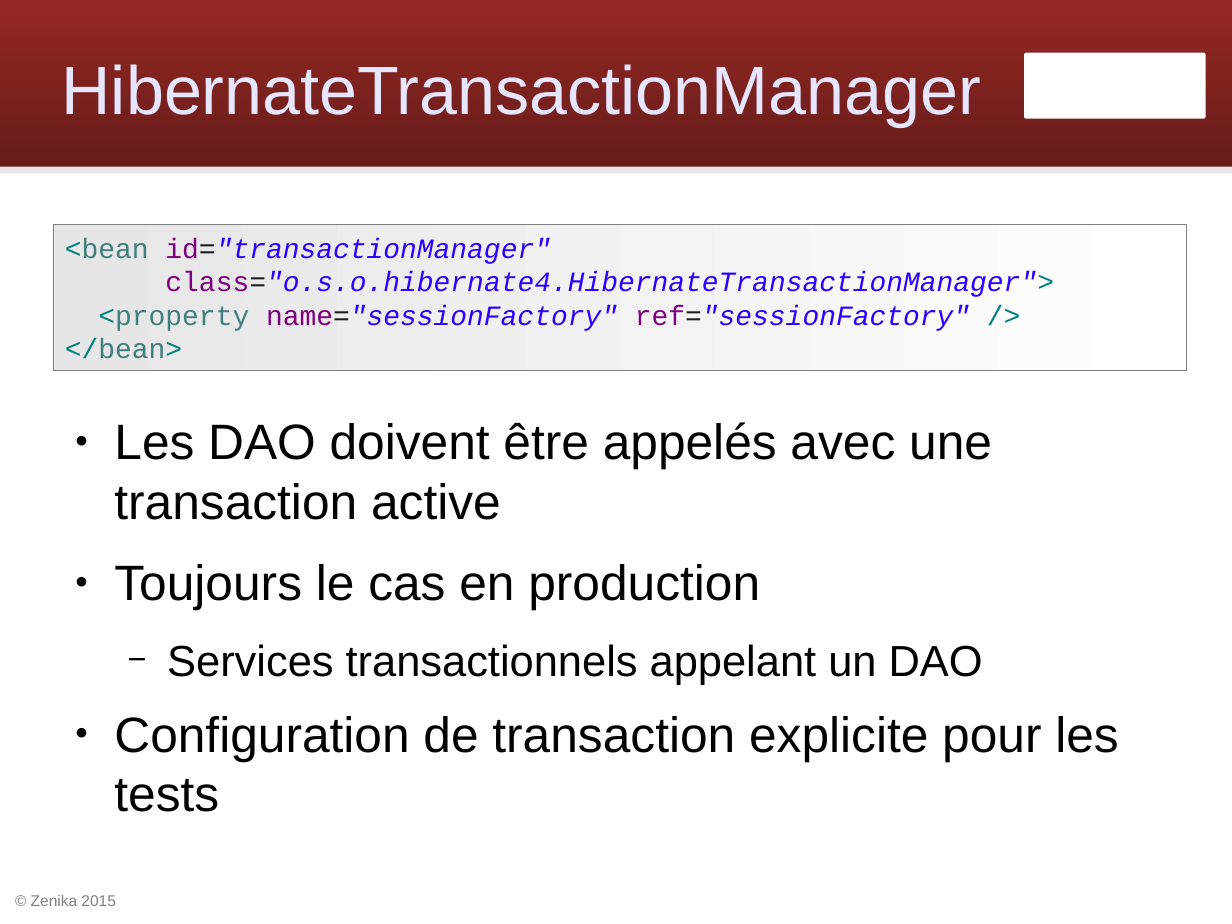
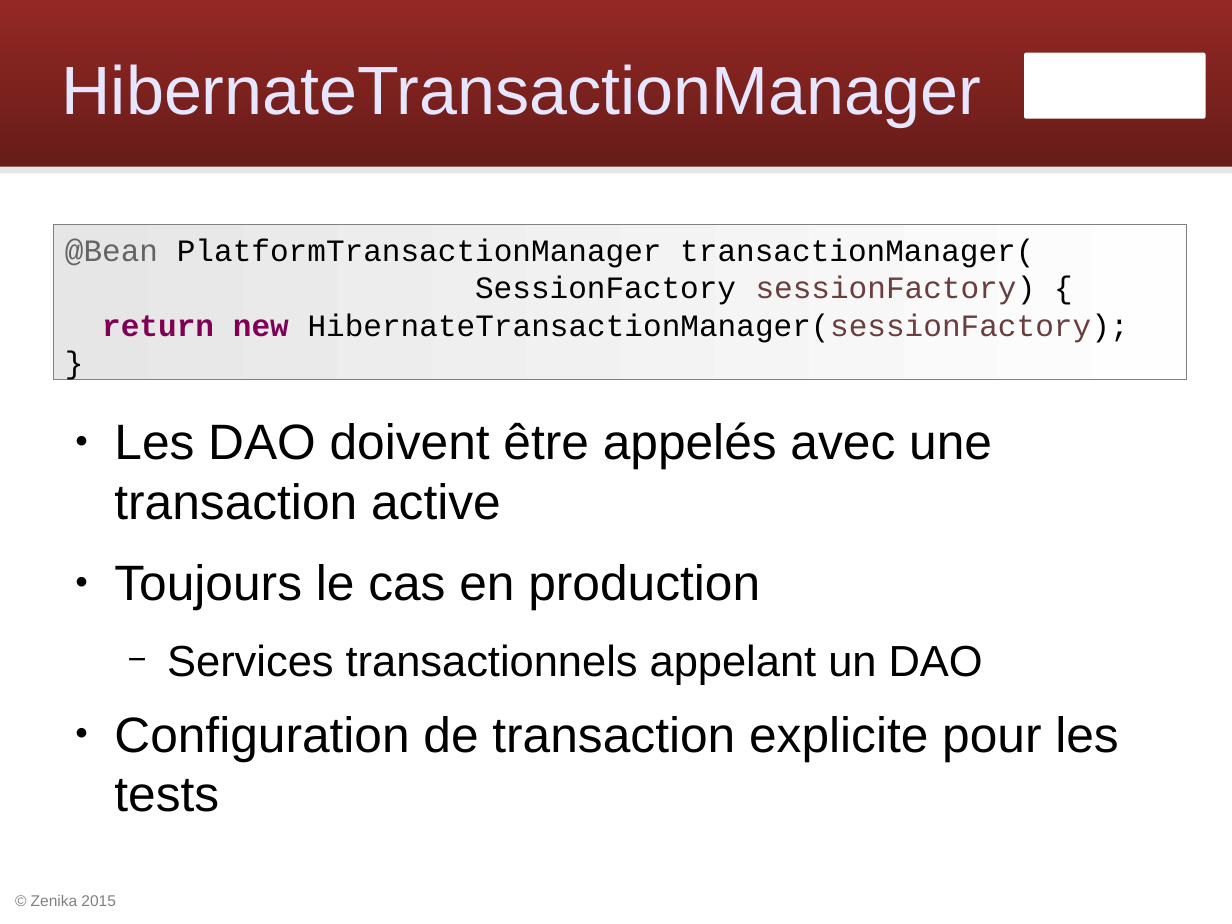
Before and after one commit to Zenika/workshop-spring-core, a slide deck: slide 66 of spring-workshop.odp. Drawn at 1232x924 pixels with LibreOffice and Linux fonts; fonts in the diff are those of the drawing; background and template pictures are left out. Boxes give left, top, right and bottom in pixels: in the first picture for what was removed or moved away, otherwise in the second. Text is boxed around its words. In the diff, an @@ line names an element or a change of style, - is before the commit and + after.

Commit message:
Utiliser Java config pour transaction et hibernate

```diff
--- a/spring-workshop.odp
+++ b/spring-workshop.odp
@@ rectangle "@Bean PlatformTransactionManager transactionManager(": place and size @@
-rectangle "@Bean PlatformTransactionManager transactionManager(" at [54,225,1187,371]
+rectangle "@Bean PlatformTransactionManager transactionManager(" at [54,225,1187,380]
@@ text in rectangle at [65,239,1129,343]: text changed; size 18 to 20 pt; text colour #2A00FF to #000000; italic off @@
-<bean id="transactionManager"
-class="o.s.o.hibernate4.HibernateTransactionManager">
-<property name="sessionFactory" ref="sessionFactory" />
-</bean>
+@Bean PlatformTransactionManager transactionManager(
+SessionFactory sessionFactory) {
+return new HibernateTransactionManager(sessionFactory);
+}
```
Also in this commit, not shown: 4 other slides changed, 1 slide added, 1 slide removed, 24 other files.
